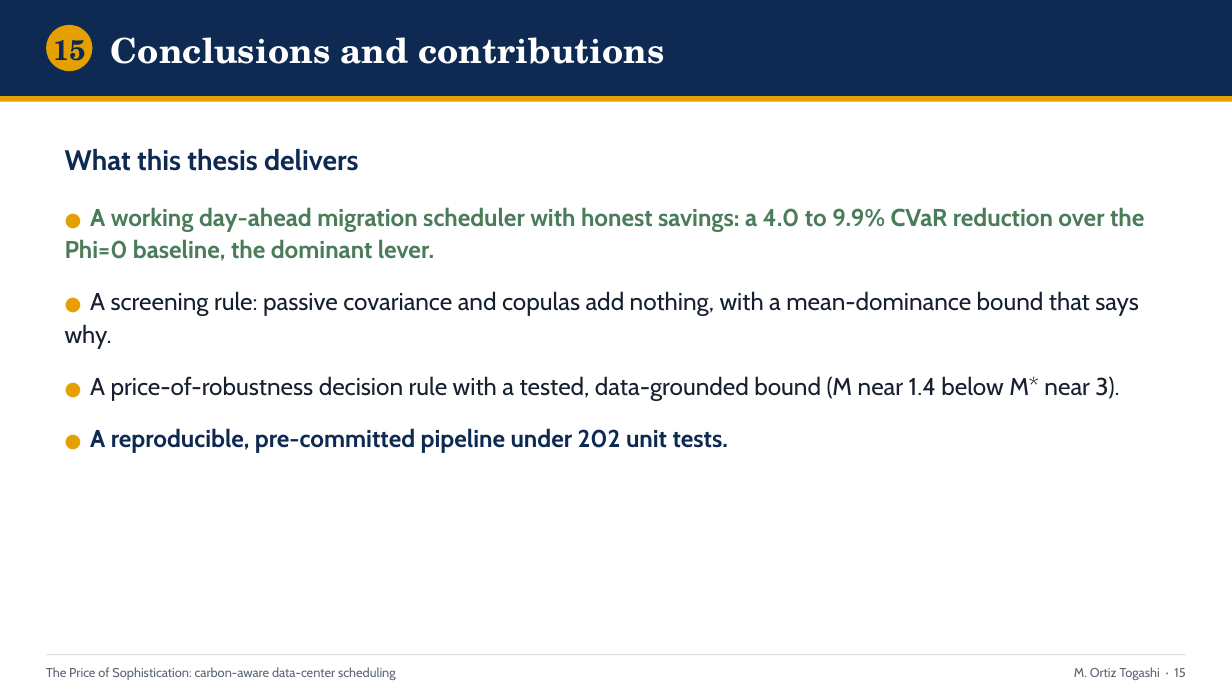
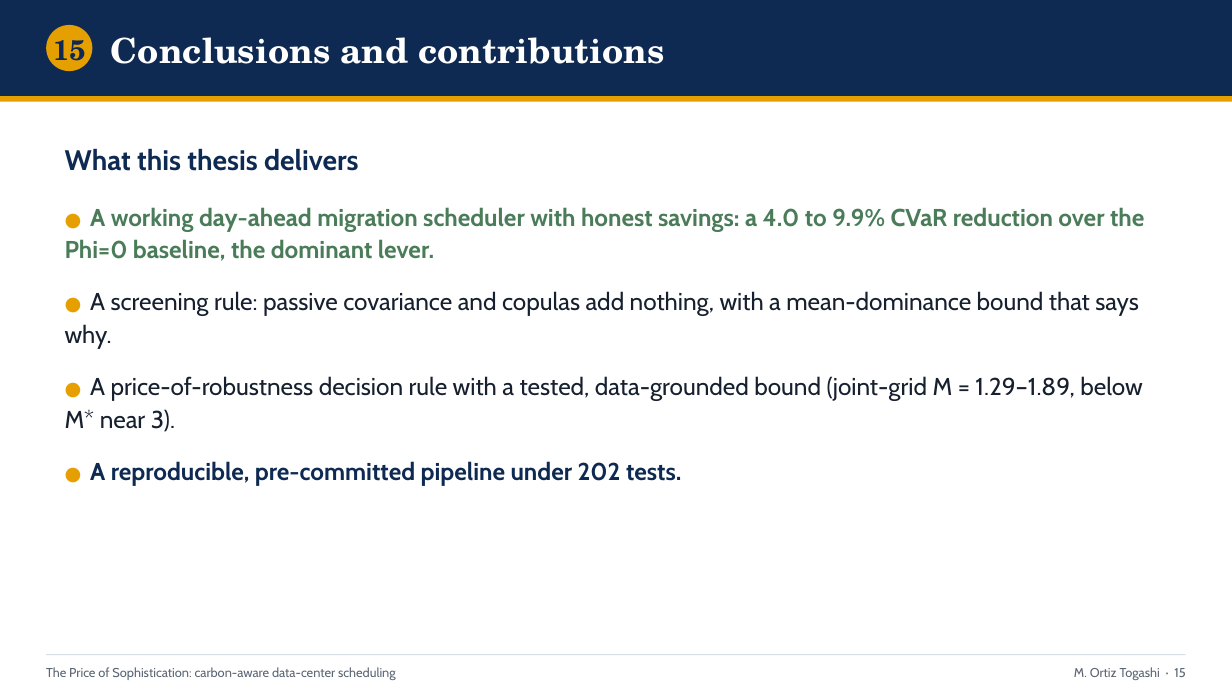
Before and after one commit to ma731/Capstone-in-Operations-Research, a slide deck: slide 15 of deck/capstone_defense.pptx. Drawn at 1232x693 pixels with LibreOffice and Linux fonts; fonts in the diff are those of the drawing. Boxes give left, top, right and bottom in pixels: in the first picture for what was removed or moved away, otherwise in the second. Text is boxed around its words. In the diff, an @@ line names an element or a change of style, - is before the commit and + after.

```diff
--- a/deck/capstone_defense.pptx
+++ b/deck/capstone_defense.pptx
@@ text at bbox=[65, 376, 1142, 486]: text changed @@
-● A price-of-robustness decision rule with a tested, data-grounded bound (M near 1.4 below M* near 3).
-● A reproducible, pre-committed pipeline under 202 unit tests.
+● A price-of-robustness decision rule with a tested, data-grounded bound (joint-grid M = 1.29–1.89, below M* near 3).
+● A reproducible, pre-committed pipeline under 202 tests.
```
Also in this commit, not shown: 9 other slides changed, 57 other files.
